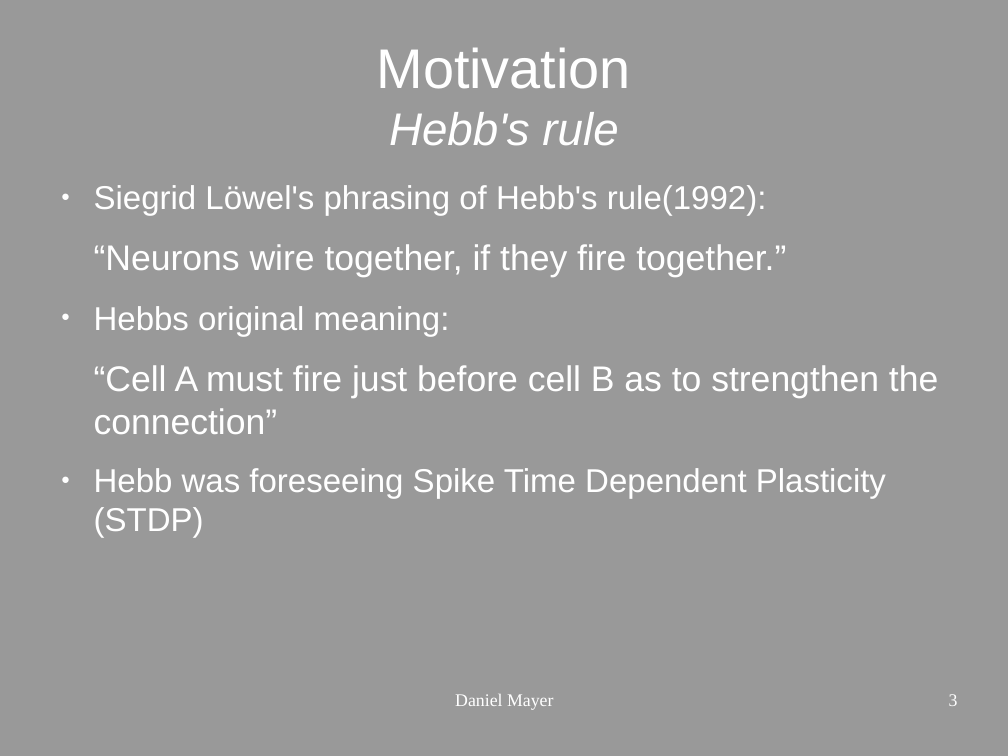
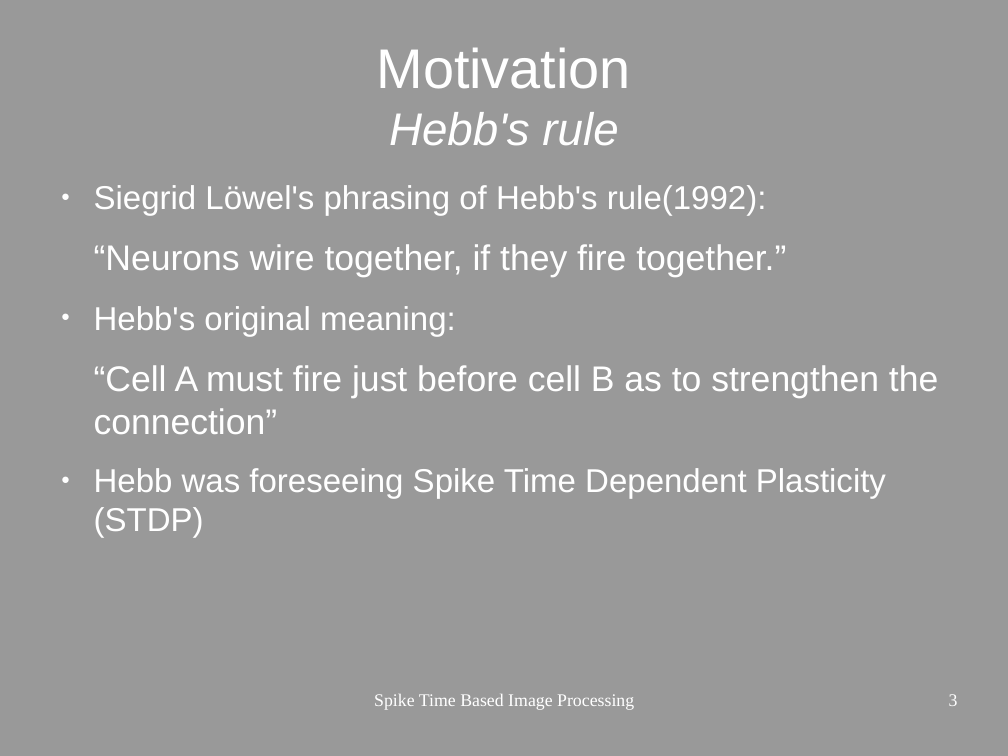
Before and after one commit to gnummig/Spike_time_dependent_plasticity, a slide deck: slide 3 of presentation/STDP_neuromorphics.odp. Drawn at 1008x756 pixels with LibreOffice and Linux fonts; fonts in the diff are those of the drawing. Boxes give left, top, right and bottom in pixels: in the first picture for what was removed or moved away, otherwise in the second. Text is boxed around its words. In the diff, an @@ line names an element or a change of style, - is before the commit and + after.

```diff
--- a/presentation/STDP_neuromorphics.odp
+++ b/presentation/STDP_neuromorphics.odp
@@ text at (x1=94, y1=306, x2=456, y2=337): text changed @@
-● Hebbs original meaning:
+● Hebb's original meaning:
@@ text at (x1=374, y1=694, x2=634, y2=710): text changed @@
-Daniel Mayer
+Spike Time Based Image Processing
```
Also in this commit, not shown: 5 other slides changed, 8 slides added, 1 slide removed, 7 other files.
